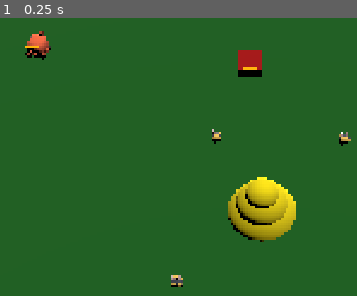
Above: before the commit, frame 1.
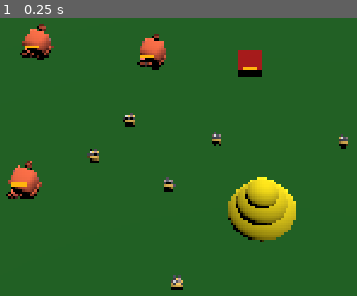
Above: after the commit, the same moment.

Repository: Klarity99/kenney-jam
Game: Godot game, scene res://structure/main.tscn
The game is run twice, just before and just after one commit, with the same random seed, the same clock (stepped at 60 frames per second) and the same inputs.
Inputs:
- Up to frame 1 (0.25 s): no input

The runs differ from the first frame. In frame 1, 2.9% of the frame differs, in the area x 1-99%, y 2-98%.

Commit message:
dropping meat

Diff:
--- a/structure/game.tscn
+++ b/structure/game.tscn
@@ -57,6 +57,21 @@
 id = "bee"
 ally = true
 
+[node name="Bee4" parent="Units" unique_id=1467829073 instance=ExtResource("1_yt7f2")]
+transform = Transform3D(1, 0, 0, 0, 1, 0, 0, 0, 1, -10.452511, 0, -3.2201033)
+id = "bee"
+ally = true
+
+[node name="Bee5" parent="Units" unique_id=1367635193 instance=ExtResource("1_yt7f2")]
+transform = Transform3D(1, 0, 0, 0, 1, 0, 0, 0, 1, -8.421274, 0, -5.9639435)
+id = "bee"
+ally = true
+
+[node name="Bee6" parent="Units" unique_id=2079351565 instance=ExtResource("1_yt7f2")]
+transform = Transform3D(1, 0, 0, 0, 1, 0, 0, 0, 1, -5.6739225, 0, -1.1560163)
+id = "bee"
+ally = true
+
 [node name="Bee2" parent="Units" unique_id=368719653 instance=ExtResource("1_yt7f2")]
 transform = Transform3D(1, 0, 0, 0, 1, 0, 0, 0, 1, 5.134755, 0, -4.3387833)
 id = "bee"
@@ -98,6 +113,12 @@
 [node name="Crab" parent="Units" unique_id=1977050223 instance=ExtResource("3_afpvs")]
 transform = Transform3D(-0.34932056, 0, -0.93700325, 0, 1, 0, 0.93700325, 0, -0.34932056, -15.104718, 0, -12.351271)
 
+[node name="Crab2" parent="Units" unique_id=465752031 instance=ExtResource("3_afpvs")]
+transform = Transform3D(-0.34932056, 0, -0.93700325, 0, 1, 0, 0.93700325, 0, -0.34932056, -7.3175764, 0, -11.567726)
+
+[node name="Crab3" parent="Units" unique_id=1010482667 instance=ExtResource("3_afpvs")]
+transform = Transform3D(-0.34932056, 0, -0.93700325, 0, 1, 0, 0.93700325, 0, -0.34932056, -14.549222, 0, -1.3900299)
+
 [node name="Meat" parent="Units" unique_id=1230019374 instance=ExtResource("4_ggc3g")]
 transform = Transform3D(1, 0, 0, 0, 1, 0, 0, 0, 1, -0.75013053, 0, -11.113395)
 hp = 70
--- a/units/scenes/bee.tscn
+++ b/units/scenes/bee.tscn
@@ -13,16 +13,15 @@
 [sub_resource type="SphereShape3D" id="SphereShape3D_nwdxo"]
 radius = 0.6
 
-[sub_resource type="ViewportTexture" id="ViewportTexture_nwdxo"]
+[sub_resource type="ViewportTexture" id="ViewportTexture_juba4"]
 viewport_path = NodePath("FloaterSprite3D/SubViewport")
 
 [node name="Bee" unique_id=544613324 instance=ExtResource("1_nwdxo")]
-collision_layer = 512
 collision_mask = 4096
 move_speed = 4.0
 
 [node name="MeshInstance3D" parent="View" parent_id_path=PackedInt32Array(1725393697) index="0" unique_id=1431449746]
-transform = Transform3D(0.5, 0, 0, 0, 0.5, 0, 0, 0, 0.5, 0, 1, 0)
+transform = Transform3D(-0.5, 0, -4.371139e-08, 0, 0.5, 0, 4.371139e-08, 0, -0.5, 0, 0.7, 0)
 material_override = SubResource("StandardMaterial3D_dfyp8")
 cast_shadow = 0
 mesh = ExtResource("3_sw13t")
@@ -31,4 +30,5 @@
 shape = SubResource("SphereShape3D_nwdxo")
 
 [node name="FloaterSprite3D" parent="." index="6" unique_id=1350929214]
-texture = SubResource("ViewportTexture_nwdxo")
+transform = Transform3D(1, 0, 0, 0, 1, 0, 0, 0, 1, 0, 0.5, -0.5)
+texture = SubResource("ViewportTexture_juba4")
--- a/units/scenes/crab.tscn
+++ b/units/scenes/crab.tscn
@@ -10,6 +10,9 @@
 alpha_antialiasing_mode = 0
 albedo_texture = ExtResource("2_p0sbq")
 
+[sub_resource type="SphereShape3D" id="SphereShape3D_p0sbq"]
+radius = 1.1
+
 [sub_resource type="StandardMaterial3D" id="StandardMaterial3D_vu64o"]
 albedo_color = Color(0, 1, 0.3833332, 0.39215687)
 
@@ -18,21 +21,25 @@
 inner_radius = 0.8
 outer_radius = 1.4
 
-[sub_resource type="ViewportTexture" id="ViewportTexture_8syei"]
+[sub_resource type="ViewportTexture" id="ViewportTexture_p0sbq"]
 viewport_path = NodePath("FloaterSprite3D/SubViewport")
 
 [node name="Crab" unique_id=544613324 instance=ExtResource("1_8syei")]
-collision_layer = 512
 id = "crab"
+loot = 100
 hp = 30
 
 [node name="MeshInstance3D" parent="View" parent_id_path=PackedInt32Array(1725393697) index="0" unique_id=1431449746]
+transform = Transform3D(1.25, 0, 0, 0, 1.25, 0, 0, 0, 1.25, 0, 0, 0)
 material_override = SubResource("StandardMaterial3D_p0sbq")
 cast_shadow = 0
 mesh = ExtResource("2_32vo0")
+
+[node name="CollisionShape3D" parent="." index="1" unique_id=1940204611]
+shape = SubResource("SphereShape3D_p0sbq")
 
 [node name="SelectView" parent="." index="2" unique_id=1425820741]
 mesh = SubResource("TorusMesh_p0sbq")
 
 [node name="FloaterSprite3D" parent="." index="6" unique_id=1350929214]
-texture = SubResource("ViewportTexture_8syei")
+texture = SubResource("ViewportTexture_p0sbq")
--- a/units/scenes/meat.tscn
+++ b/units/scenes/meat.tscn
@@ -2,9 +2,6 @@
 
 [ext_resource type="Script" uid="uid://ukk6mw3ml4gn" path="res://units/unit.gd" id="1_dk767"]
 [ext_resource type="PackedScene" uid="uid://dl2xlwksfbns3" path="res://units/floater_control.tscn" id="2_g64jv"]
-
-[sub_resource type="SphereShape3D" id="SphereShape3D_vu64o"]
-radius = 1.2
 
 [sub_resource type="StandardMaterial3D" id="StandardMaterial3D_pxlwx"]
 albedo_color = Color(0.66, 0, 0, 1)
@@ -21,28 +18,36 @@
 inner_radius = 1.1
 outer_radius = 1.4
 
+[sub_resource type="SphereShape3D" id="SphereShape3D_vu64o"]
+radius = 1.2
+
 [sub_resource type="ViewportTexture" id="ViewportTexture_djrox"]
 viewport_path = NodePath("FloaterSprite3D/SubViewport")
 
 [node name="Meat" type="CharacterBody3D" unique_id=1420686129]
-collision_layer = 512
+collision_layer = 4608
 collision_mask = 0
 script = ExtResource("1_dk767")
 move_speed = 0.0
 id = "meat"
+building = true
 ally = true
 hp = 500
 
+[node name="View" type="Node3D" parent="." unique_id=1207239392]
+transform = Transform3D(1, 0, 0, 0, 1, 0, 0, 0, 1, 0.20953321, -0.09495735, 0.09301329)
+
+[node name="MeshInstance3D" type="MeshInstance3D" parent="View" unique_id=130382436]
+transform = Transform3D(1, 0, 0, 0, 1, 0, 0, 0, 1, -0.20953321, 0.59495735, -0.09301329)
+mesh = SubResource("BoxMesh_lyh0d")
+
+[node name="SelectView" type="MeshInstance3D" parent="View" unique_id=605157256]
+unique_name_in_owner = true
+transform = Transform3D(1, 0, 0, 0, 1, 0, 0, 0, 1, -0.20953321, 0.09495735, -0.09301329)
+mesh = SubResource("TorusMesh_g64jv")
+
 [node name="CollisionShape3D" type="CollisionShape3D" parent="." unique_id=956248747]
 shape = SubResource("SphereShape3D_vu64o")
-
-[node name="MeshInstance3D" type="MeshInstance3D" parent="." unique_id=130382436]
-transform = Transform3D(1, 0, 0, 0, 1, 0, 0, 0, 1, 0, 0.5, 0)
-mesh = SubResource("BoxMesh_lyh0d")
-
-[node name="SelectView" type="MeshInstance3D" parent="." unique_id=605157256]
-unique_name_in_owner = true
-mesh = SubResource("TorusMesh_g64jv")
 
 [node name="FloaterSprite3D" type="Sprite3D" parent="." unique_id=122738271]
 transform = Transform3D(1, 0, 0, 0, 1, 0, 0, 0, 1, 0, 0.5, 0.5)
--- a/units/unit.gd
+++ b/units/unit.gd
@@ -12,6 +12,7 @@
 @export var id: String
 @export var building := false
 @export var ally := false
+@export var loot: int
 
 var in_reach := []
 
@@ -46,11 +47,23 @@
 
 signal died
 
-func dmg(amount: int):
+var dead := false
+
+func dmg(amount: int) -> void:
+	if dead: return
 	hp -= amount
 	if hp <= 0:
+		dead = true
 		queue_free()
 		died.emit()
+		if not ally:
+			var meat_node: Unit = load("res://units/scenes/meat.tscn").instantiate()
+			add_sibling(meat_node)
+			meat_node.hp = loot
+			meat_node.hp_max = loot
+			meat_node.view.scale *= loot / 100.0
+			meat_node.get_node("CollisionShape3D").shape.radius *= loot / 100.0
+			meat_node.global_position = global_position
 	update_floater_hp()
 
 func update_floater_hp():
